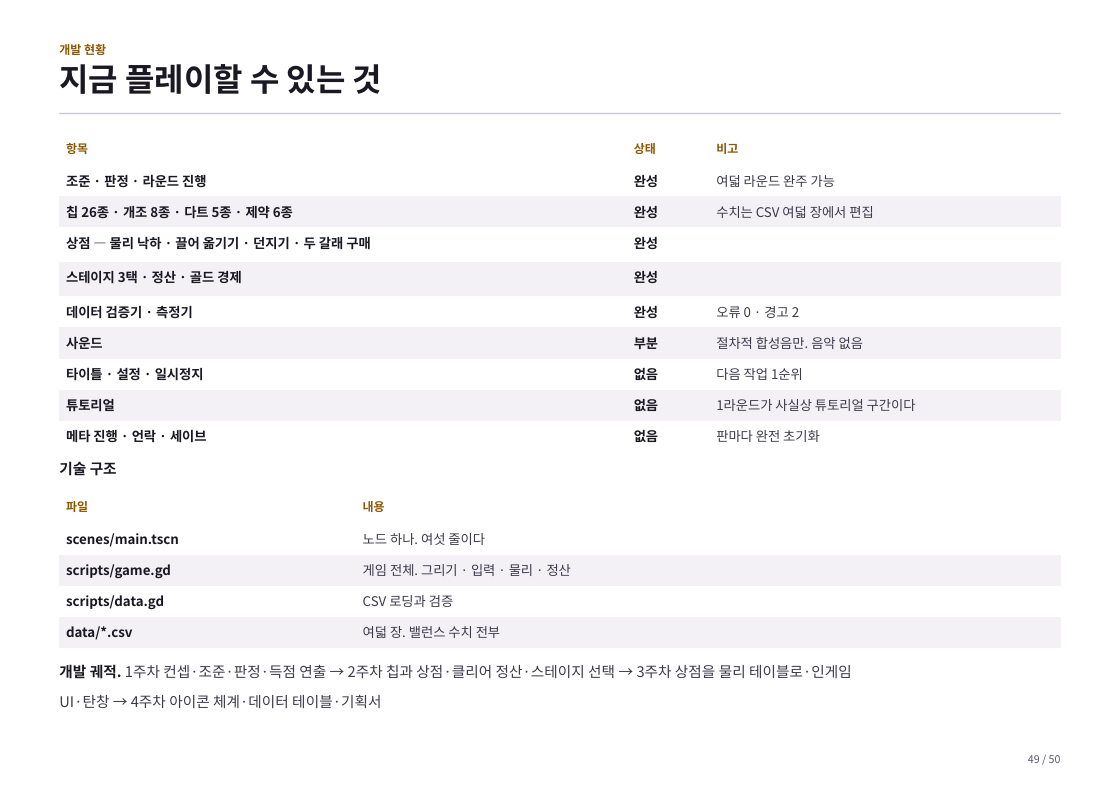
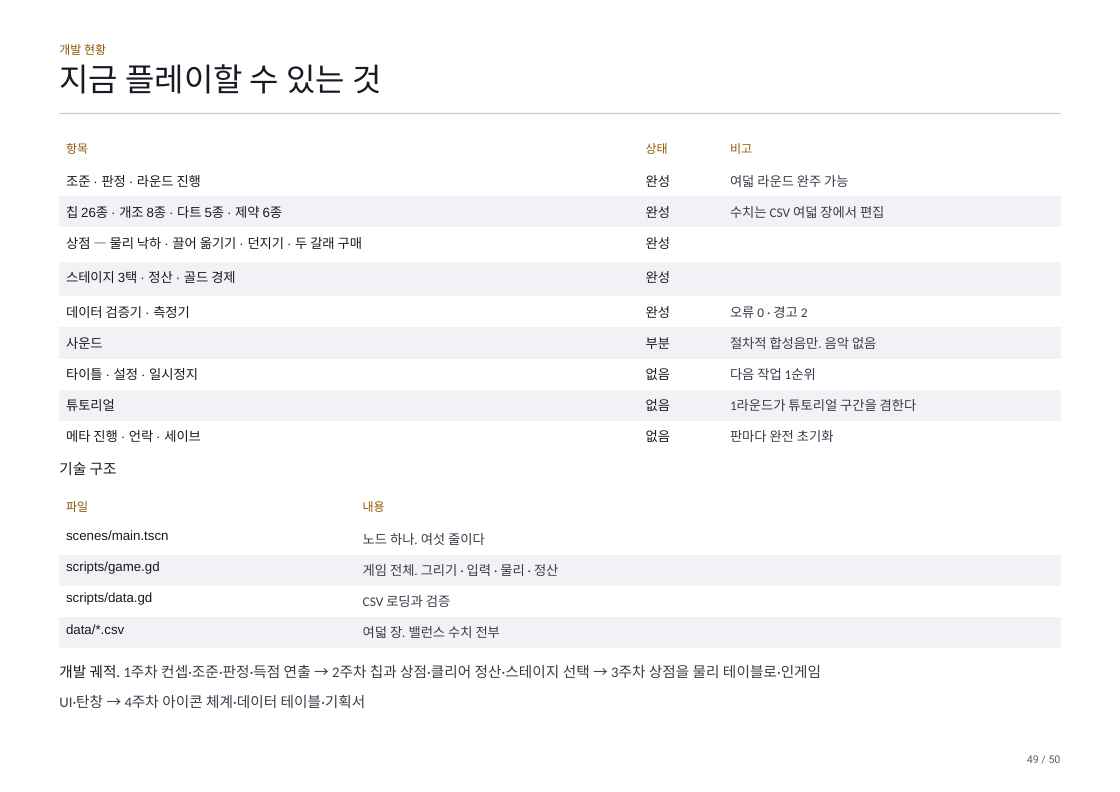
Before and after one commit to GGbong69/test-03, a slide deck: slide 49 of docs/기획서.pptx. Drawn at 1120x792 pixels with LibreOffice and Linux fonts; fonts in the diff are those of the drawing. Boxes give left, top, right and bottom in pixels: in the first picture for what was removed or moved away, otherwise in the second. Text is boxed around its words. In the diff, an @@ line names an element or a change of style, - is before the commit and + after.

```diff
--- a/docs/기획서.pptx
+++ b/docs/기획서.pptx
@@ text "개발 현황" at box(59, 44, 106, 55): font Noto Sans CJK KR to Lato, bold off @@
@@ text "지금 플레이할 수 있는 것" at box(59, 64, 381, 94): font Noto Sans CJK KR to Roboto, bold off @@
@@ table at box(59, 134, 1061, 446) @@
-row 9, column 3: 1라운드가 사실상 튜토리얼 구간이다
+row 9, column 3: 1라운드가 튜토리얼 구간을 겸한다
@@ font Noto Sans CJK KR to Lato in "항목", "상태", "비고", "완성" and 8 more places @@
@@ bold off in "항목", "상태", "비고", "조준 · 판정 · 라운드 진행" and 17 more places @@
@@ font Noto Sans CJK KR to Arial in "조준 · 판정 · 라운드 진행", "칩 26종 · 개조 8종 · 다트 ...", "상점 — 물리 낙하 · 끌어 옮기기 ...", "스테이지 3택 · 정산 · 골드 경제" and 5 more places @@
@@ font Noto Sans CJK KR to Calibri in "여덟 라운드 완주 가능", "수치는 CSV 여덟 장에서 편집", "오류 0 · 경고 2", "절차적 합성음만. 음악 없음" and 2 more places @@
@@ text "기술 구조" at box(59, 462, 117, 475): font Noto Sans CJK KR to Lato, bold off @@
@@ table at box(59, 492, 1061, 648) @@
@@ font Noto Sans CJK KR to Lato in "파일", "내용" @@
@@ bold off in "파일", "내용", "scenes/main.tscn", "scripts/game.gd" and 2 more places @@
@@ font Noto Sans CJK KR to Arial in "scenes/main.tscn", "scripts/game.gd", "scripts/data.gd", "data/*.csv" @@
@@ font Noto Sans CJK KR to Calibri in "노드 하나. 여섯 줄이다", "게임 전체. 그리기 · 입력 · 물리 ...", "CSV 로딩과 검증", "여덟 장. 밸런스 수치 전부" @@
@@ text "개발 궤적. 1주차 컨셉·조준·판정·득점 연출 ..." at box(59, 665, 821, 708): font Noto Sans CJK KR to Lato, bold off in "개발 궤적."; font Noto Sans CJK KR to Calibri @@
@@ text "49 / 50" at box(1027, 755, 1061, 763): font Noto Sans CJK KR to Roboto @@
```
Also in this commit, not shown: 49 other slides changed, 2 other files.
